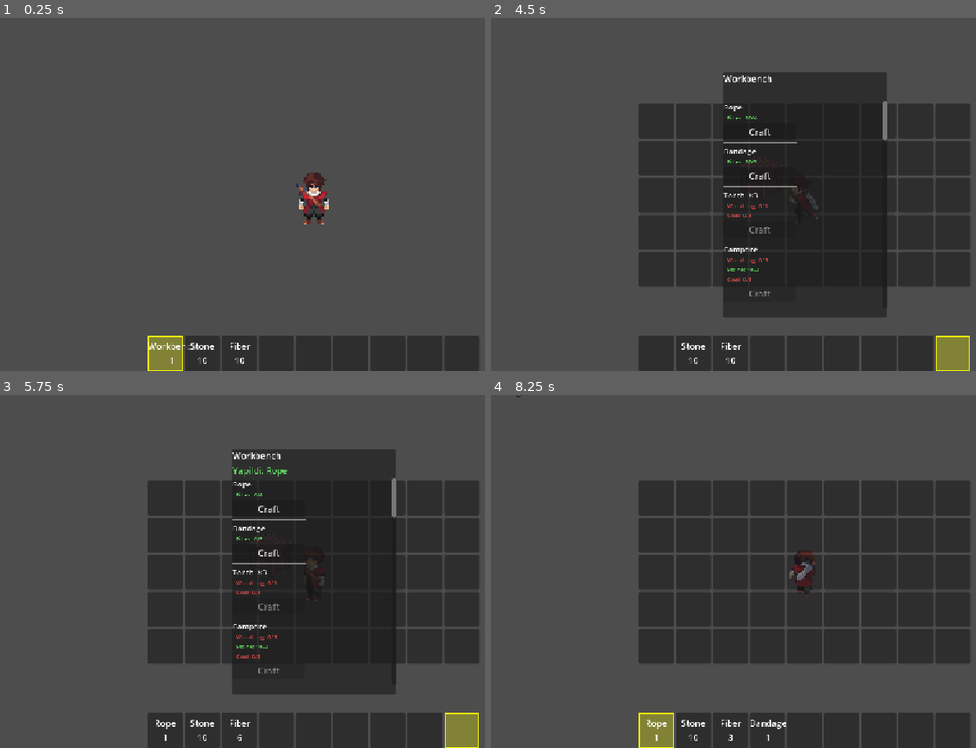
Above: before the commit, frames 1-4 (two rows, left to right).
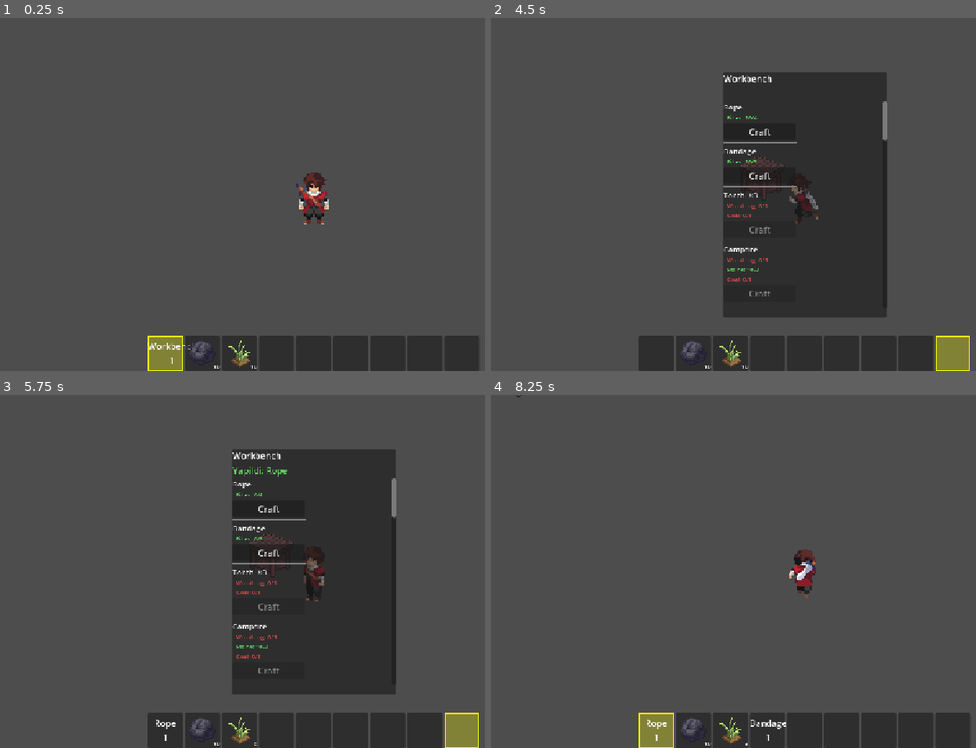
Above: after the commit, the same moments.

Repository: tremirhankaya/my-cosmos
Game: Godot game, scene res://world.tscn
The game is run twice, just before and just after one commit, with the same random seed, the same clock (stepped at 60 frames per second) and the same inputs.
Inputs (mouse positions are in pixels of both pictures, inside the frame that each line leads up to):
- Up to frame 1 (0.25 s): no input
- Up to frame 2 (4.5 s): tap Enter at 0.5 s; move the mouse to (942, 176) at 0.52 s; hold D (move_right) 0.53-1.28 s; tap E at 0.6, 4.35 s; click (942, 176) at 0.67 s; move the mouse to (680, 212) at 1.27 s; hold S (move_down) 1.28-2.03 s; tap Q at 1.35 s; click (680, 212) at 1.42 s; move the mouse to (869, 116) at 2.02 s; hold D (move_right) 2.03-2.78 s; hold Alt 2.03-2.78 s; click (869, 116) at 2.17 s; move the mouse to (772, 265) at 2.77 s; hold W (move_up) 2.78-3.53 s; tap 1 at 2.85 s; click (772, 265) at 2.92 s; move the mouse to (outside the picture) at 3.52 s; hold A (move_left) from 3.53 s (still down); tap 9 at 3.6 s; click (outside the picture) at 3.67 s; tap Escape (ui_cancel) at 4.15 s; move the mouse to (617, 141) at 4.27 s; click (617, 141) at 4.42 s
- Up to frame 3 (5.75 s): release A (move_left) at 5 s; click "Craft" at 5 s
- Up to frame 4 (8.25 s): click "Craft" at 5.75 s; move the mouse to (835, 571) at 6.52 s; hold S (move_down) 6.53-7.28 s; tap Q at 6.6 s; click (835, 571) at 6.67 s; move the mouse to (709, 483) at 7.27 s; hold D (move_right) 7.28-8.03 s; tap Alt at 7.35 s; click (709, 483) at 7.42 s; move the mouse to (942, 553) at 8.02 s; hold W (move_up) from 8.03 s (still down); tap 1 at 8.1 s; click (942, 553) at 8.17 s

The runs differ from the first frame. In frame 1, 0.3% of the frame differs, in the area x 38-54%, y 91-100%; in frame 2, 16%; in frame 3, 16%; in frame 4, 31%, in the area x 30-99%, y 24-100%.

Commit message:
Drag-drop, item ikon, menu exclusion ve craft overflow
- Envanter/hotbar slotlari arasi drag-drop ile item tasima
- Alt+click ile stack bolme (slider popup)
- Slot disina tiklayinca held item yere duser
- Sag tik ile tasima iptal
- Item ikonlari slotlarda gosteriliyor (icon alani olan itemler)
- Menu mutual exclusion (envanter + crafting ayni anda acilamaz)
- Craft overflow: envanter doluysa uretilen item yere duser
- _input -> _unhandled_input (UI tiklari dunyaya gecmiyor)

Co-Authored-By: Claude Opus 4.6 <noreply@anthropic.com>

Diff:
--- a/player.gd
+++ b/player.gd
@@ -55,7 +55,7 @@
 	_placement_preview.visible = false
 	get_node("/root/World").call_deferred("add_child", _placement_preview)
 
-func _input(event: InputEvent) -> void:
+func _unhandled_input(event: InputEvent) -> void:
 	if event is InputEventKey and event.pressed:
 		if event.keycode == KEY_E:
 			_try_interact()
@@ -73,6 +73,9 @@
 
 # ── Sol tık: context'e göre aksiyon ──
 func _on_left_click() -> void:
+	if Inventory.is_holding():
+		_drop_held_to_ground()
+		return
 	if hotbar == null:
 		return
 	var item_name = hotbar.get_selected_item()
@@ -222,6 +225,12 @@
 	Inventory.remove_item(item_name, drop_amount)
 	_spawn_item_drop(item_name, drop_amount)
 
+func _drop_held_to_ground() -> void:
+	var drop_name = Inventory.held_item
+	var drop_amount = Inventory.held_quantity
+	Inventory._clear_held()
+	_spawn_item_drop(drop_name, drop_amount)
+
 func _spawn_item_drop(drop_name: String, drop_amount: int) -> void:
 	var drop = Area2D.new()
 	drop.set_script(ItemDropScript)
--- a/systems/crafting_db.gd
+++ b/systems/crafting_db.gd
@@ -260,5 +260,20 @@
 	for item in recipe["ingredients"]:
 		Inventory.remove_item(item, recipe["ingredients"][item])
 	var amount = recipe.get("output", 1)
-	Inventory.add_item(recipe_name, amount)
+	var added = Inventory.add_item(recipe_name, amount)
+	if not added:
+		_drop_on_ground(recipe_name, amount)
 	return true
+
+func _drop_on_ground(item_name: String, amount: int) -> void:
+	var players = get_tree().get_nodes_in_group("player")
+	if players.size() == 0:
+		return
+	var player = players[0]
+	var ItemDropScript = preload("res://systems/item_drop.gd")
+	var drop = Area2D.new()
+	drop.set_script(ItemDropScript)
+	drop.item_name = item_name
+	drop.quantity = amount
+	drop.position = player.global_position
+	get_node("/root/World").call_deferred("add_child", drop)
--- a/systems/inventory.gd
+++ b/systems/inventory.gd
@@ -5,6 +5,12 @@
 var slots: Array = []
 
 signal inventory_changed
+signal held_item_changed
+
+# ── Held item (cursor'da tasinan item) ──
+var held_item: String = ""
+var held_quantity: int = 0
+var held_source_slot: int = -1
 
 func _ready() -> void:
 	slots.resize(SLOT_COUNT)
@@ -48,3 +54,83 @@
 		if slot["item"] == item_name:
 			return slot["quantity"]
 	return 0
+
+# ── Held item methodlari ──
+
+func is_holding() -> bool:
+	return held_item != ""
+
+func pickup_from_slot(slot_index: int) -> void:
+	var slot = slots[slot_index]
+	if slot["item"] == "":
+		return
+	held_item = slot["item"]
+	held_quantity = slot["quantity"]
+	held_source_slot = slot_index
+	slot["item"] = ""
+	slot["quantity"] = 0
+	inventory_changed.emit()
+	held_item_changed.emit()
+
+func pickup_partial(slot_index: int, amount: int) -> void:
+	var slot = slots[slot_index]
+	if slot["item"] == "" or amount <= 0 or amount > slot["quantity"]:
+		return
+	held_item = slot["item"]
+	held_quantity = amount
+	held_source_slot = slot_index
+	slot["quantity"] -= amount
+	if slot["quantity"] == 0:
+		slot["item"] = ""
+	inventory_changed.emit()
+	held_item_changed.emit()
+
+func place_held_in_slot(slot_index: int) -> void:
+	if not is_holding():
+		return
+	var target = slots[slot_index]
+
+	if target["item"] == "":
+		target["item"] = held_item
+		target["quantity"] = held_quantity
+		_clear_held()
+	elif target["item"] == held_item:
+		var max_stack = ItemDB.get_item(held_item).get("max_stack", 99)
+		var space = max_stack - target["quantity"]
+		var to_add = min(held_quantity, space)
+		target["quantity"] += to_add
+		held_quantity -= to_add
+		if held_quantity <= 0:
+			_clear_held()
+		else:
+			held_item_changed.emit()
+	else:
+		var temp_item = target["item"]
+		var temp_qty = target["quantity"]
+		target["item"] = held_item
+		target["quantity"] = held_quantity
+		held_item = temp_item
+		held_quantity = temp_qty
+		held_source_slot = slot_index
+		held_item_changed.emit()
+
+	inventory_changed.emit()
+
+func cancel_held() -> void:
+	if not is_holding():
+		return
+	if held_source_slot >= 0 and slots[held_source_slot]["item"] == "":
+		slots[held_source_slot]["item"] = held_item
+		slots[held_source_slot]["quantity"] = held_quantity
+	elif held_source_slot >= 0 and slots[held_source_slot]["item"] == held_item:
+		slots[held_source_slot]["quantity"] += held_quantity
+	else:
+		add_item(held_item, held_quantity)
+	_clear_held()
+	inventory_changed.emit()
+
+func _clear_held() -> void:
+	held_item = ""
+	held_quantity = 0
+	held_source_slot = -1
+	held_item_changed.emit()
--- a/ui/crafting_ui.gd
+++ b/ui/crafting_ui.gd
@@ -18,6 +18,10 @@
 			feedback_label.text = ""
 
 func open(station: String = "none") -> void:
+	# Envanter açıksa kapat
+	var inv_ui = get_node_or_null("/root/World/HUD/InventoryUi")
+	if inv_ui:
+		inv_ui.visible = false
 	current_station = station
 	title_label.text = "Crafting" if station == "none" else station.capitalize()
 	_refresh()
--- /dev/null
+++ b/ui/held_item_cursor.gd
@@ -0,0 +1,48 @@
+extends Control
+
+var icon: TextureRect
+var label: Label
+
+func _ready() -> void:
+	mouse_filter = Control.MOUSE_FILTER_IGNORE
+	z_index = 100
+	visible = false
+	custom_minimum_size = Vector2(48, 48)
+
+	icon = TextureRect.new()
+	icon.expand_mode = TextureRect.EXPAND_FIT_WIDTH_PROPORTIONAL
+	icon.stretch_mode = TextureRect.STRETCH_KEEP_ASPECT_CENTERED
+	icon.custom_minimum_size = Vector2(40, 40)
+	icon.mouse_filter = Control.MOUSE_FILTER_IGNORE
+	icon.visible = false
+	add_child(icon)
+
+	label = Label.new()
+	label.add_theme_font_size_override("font_size", 12)
+	label.add_theme_color_override("font_color", Color(1, 1, 0.8))
+	label.mouse_filter = Control.MOUSE_FILTER_IGNORE
+	label.position = Vector2(0, 42)
+	add_child(label)
+
+	Inventory.held_item_changed.connect(_on_held_changed)
+
+func _on_held_changed() -> void:
+	if Inventory.is_holding():
+		var icon_path = ItemDB.get_icon(Inventory.held_item)
+		if icon_path != "":
+			icon.texture = load(icon_path)
+			icon.visible = true
+			label.text = "x" + str(Inventory.held_quantity)
+		else:
+			icon.visible = false
+			icon.texture = null
+			label.text = Inventory.held_item + "\nx" + str(Inventory.held_quantity)
+		visible = true
+	else:
+		visible = false
+		icon.visible = false
+		icon.texture = null
+
+func _process(_delta: float) -> void:
+	if visible:
+		position = get_viewport().get_mouse_position() + Vector2(12, 12)
--- a/ui/hotbar_ui.gd
+++ b/ui/hotbar_ui.gd
@@ -10,29 +10,81 @@
 	Inventory.inventory_changed.connect(_refresh)
 	_refresh()
 	_update_selection()
+	_create_cursor_label()
+	_create_split_popup()
+
+func _create_cursor_label() -> void:
+	var cursor_node = Control.new()
+	cursor_node.set_script(preload("res://ui/held_item_cursor.gd"))
+	get_node("/root/World/HUD").call_deferred("add_child", cursor_node)
+
+func _create_split_popup() -> void:
+	var popup = PanelContainer.new()
+	popup.name = "SplitPopup"
+	popup.set_script(preload("res://ui/split_popup.gd"))
+	get_node("/root/World/HUD").call_deferred("add_child", popup)
 
 func _build_slots() -> void:
 	for i in SLOT_COUNT:
 		var panel = Panel.new()
 		panel.custom_minimum_size = Vector2(64, 64)
+		panel.mouse_filter = Control.MOUSE_FILTER_STOP
+		panel.gui_input.connect(_on_slot_gui_input.bind(i))
+
+		var icon = TextureRect.new()
+		icon.name = "Icon"
+		icon.set_anchors_and_offsets_preset(Control.PRESET_FULL_RECT)
+		icon.expand_mode = TextureRect.EXPAND_FIT_WIDTH_PROPORTIONAL
+		icon.stretch_mode = TextureRect.STRETCH_KEEP_ASPECT_CENTERED
+		icon.mouse_filter = Control.MOUSE_FILTER_IGNORE
+		icon.visible = false
+		panel.add_child(icon)
 
 		var label = Label.new()
+		label.name = "Label"
 		label.horizontal_alignment = HORIZONTAL_ALIGNMENT_CENTER
 		label.vertical_alignment = VERTICAL_ALIGNMENT_CENTER
 		label.set_anchors_and_offsets_preset(Control.PRESET_FULL_RECT)
+		label.mouse_filter = Control.MOUSE_FILTER_IGNORE
 		label.text = ""
+		panel.add_child(label)
 
-		panel.add_child(label)
+		var qty_label = Label.new()
+		qty_label.name = "Qty"
+		qty_label.horizontal_alignment = HORIZONTAL_ALIGNMENT_RIGHT
+		qty_label.vertical_alignment = VERTICAL_ALIGNMENT_BOTTOM
+		qty_label.set_anchors_and_offsets_preset(Control.PRESET_FULL_RECT)
+		qty_label.mouse_filter = Control.MOUSE_FILTER_IGNORE
+		qty_label.add_theme_font_size_override("font_size", 11)
+		qty_label.visible = false
+		panel.add_child(qty_label)
+
 		add_child(panel)
 		slot_panels.append(panel)
 
 func _refresh() -> void:
 	for i in SLOT_COUNT:
 		var slot = Inventory.slots[i]
-		var label = slot_panels[i].get_child(0) as Label
+		var panel = slot_panels[i]
+		var icon = panel.get_node("Icon") as TextureRect
+		var label = panel.get_node("Label") as Label
+		var qty = panel.get_node("Qty") as Label
 		if slot["item"] != "":
-			label.text = str(slot["item"]) + "\n" + str(slot["quantity"])
+			var icon_path = ItemDB.get_icon(slot["item"])
+			if icon_path != "":
+				icon.texture = load(icon_path)
+				icon.visible = true
+				label.text = ""
+				qty.text = str(slot["quantity"])
+				qty.visible = true
+			else:
+				icon.visible = false
+				qty.visible = false
+				label.text = str(slot["item"]) + "\n" + str(slot["quantity"])
 		else:
+			icon.visible = false
+			icon.texture = null
+			qty.visible = false
 			label.text = ""
 
 func _update_selection() -> void:
@@ -56,6 +108,26 @@
 func get_selected_item() -> String:
 	return Inventory.slots[selected_slot]["item"]
 
+func _on_slot_gui_input(event: InputEvent, slot_index: int) -> void:
+	if event is InputEventMouseButton and event.pressed:
+		if event.button_index == MOUSE_BUTTON_LEFT:
+			if event.alt_pressed:
+				_try_split(slot_index)
+			elif Inventory.is_holding():
+				Inventory.place_held_in_slot(slot_index)
+			else:
+				Inventory.pickup_from_slot(slot_index)
+			get_viewport().set_input_as_handled()
+		elif event.button_index == MOUSE_BUTTON_RIGHT:
+			if Inventory.is_holding():
+				Inventory.cancel_held()
+				get_viewport().set_input_as_handled()
+
+func _try_split(slot_index: int) -> void:
+	var popup = get_node_or_null("/root/World/HUD/SplitPopup")
+	if popup:
+		popup.open(slot_index)
+
 func _input(event: InputEvent) -> void:
 	if event is InputEventKey and event.pressed:
 		if event.keycode >= KEY_1 and event.keycode <= KEY_9:
--- a/ui/inventory_ui.gd
+++ b/ui/inventory_ui.gd
@@ -9,6 +9,9 @@
 func _ready() -> void:
 	# UI'ın ekranın ortasında durmasını kodla garantiye alalım
 	set_anchors_and_offsets_preset(Control.PRESET_CENTER, Control.PRESET_MODE_KEEP_SIZE)
+	mouse_filter = Control.MOUSE_FILTER_IGNORE
+	$GridContainer.mouse_filter = Control.MOUSE_FILTER_IGNORE
+	slot_grid.mouse_filter = Control.MOUSE_FILTER_IGNORE
 
 	_build_slots()
 	# Sinyal kontrolü (Inventory autoload/singleton olmalı)
@@ -26,35 +29,101 @@
 
 	for i in range(9, Inventory.SLOT_COUNT):
 		var panel = Panel.new()
-		# Slot boyutlarını belirle
 		panel.custom_minimum_size = Vector2(64, 64)
+		panel.mouse_filter = Control.MOUSE_FILTER_STOP
+		panel.gui_input.connect(_on_slot_gui_input.bind(i))
+
+		var icon = TextureRect.new()
+		icon.name = "Icon"
+		icon.set_anchors_and_offsets_preset(Control.PRESET_FULL_RECT)
+		icon.expand_mode = TextureRect.EXPAND_FIT_WIDTH_PROPORTIONAL
+		icon.stretch_mode = TextureRect.STRETCH_KEEP_ASPECT_CENTERED
+		icon.mouse_filter = Control.MOUSE_FILTER_IGNORE
+		icon.visible = false
+		panel.add_child(icon)
 
 		var label = Label.new()
+		label.name = "Label"
 		label.horizontal_alignment = HORIZONTAL_ALIGNMENT_CENTER
 		label.vertical_alignment = VERTICAL_ALIGNMENT_CENTER
-		# Label'ın panelin tamamını kaplamasını sağla
 		label.set_anchors_and_offsets_preset(Control.PRESET_FULL_RECT)
+		label.mouse_filter = Control.MOUSE_FILTER_IGNORE
 		label.text = ""
+		panel.add_child(label)
 
-		panel.add_child(label)
+		var qty_label = Label.new()
+		qty_label.name = "Qty"
+		qty_label.horizontal_alignment = HORIZONTAL_ALIGNMENT_RIGHT
+		qty_label.vertical_alignment = VERTICAL_ALIGNMENT_BOTTOM
+		qty_label.set_anchors_and_offsets_preset(Control.PRESET_FULL_RECT)
+		qty_label.mouse_filter = Control.MOUSE_FILTER_IGNORE
+		qty_label.add_theme_font_size_override("font_size", 11)
+		qty_label.visible = false
+		panel.add_child(qty_label)
+
 		slot_grid.add_child(panel)
 		slot_panels.append(panel)
 
 func _refresh() -> void:
-	# Panel sayısı ile envanter verisi uyumlu mu kontrol et
-	if slot_panels.size() < Inventory.slots.size(): return
+	if slot_panels.size() == 0:
+		return
 
 	for i in range(slot_panels.size()):
 		var slot = Inventory.slots[i + 9]
-		var label = slot_panels[i].get_child(0) as Label
+		var panel = slot_panels[i]
+		var icon = panel.get_node("Icon") as TextureRect
+		var label = panel.get_node("Label") as Label
+		var qty = panel.get_node("Qty") as Label
 		if slot["item"] != "":
-			label.text = str(slot["item"]) + "\n" + str(slot["quantity"])
+			var icon_path = ItemDB.get_icon(slot["item"])
+			if icon_path != "":
+				icon.texture = load(icon_path)
+				icon.visible = true
+				label.text = ""
+				qty.text = str(slot["quantity"])
+				qty.visible = true
+			else:
+				icon.visible = false
+				qty.visible = false
+				label.text = str(slot["item"]) + "\n" + str(slot["quantity"])
 		else:
+			icon.visible = false
+			icon.texture = null
+			qty.visible = false
 			label.text = ""
 
 
+func _on_slot_gui_input(event: InputEvent, slot_index: int) -> void:
+	if event is InputEventMouseButton and event.pressed:
+		if event.button_index == MOUSE_BUTTON_LEFT:
+			if event.alt_pressed:
+				_try_split(slot_index)
+			elif Inventory.is_holding():
+				Inventory.place_held_in_slot(slot_index)
+			else:
+				Inventory.pickup_from_slot(slot_index)
+			get_viewport().set_input_as_handled()
+		elif event.button_index == MOUSE_BUTTON_RIGHT:
+			if Inventory.is_holding():
+				Inventory.cancel_held()
+				get_viewport().set_input_as_handled()
+
+func _try_split(slot_index: int) -> void:
+	var popup = get_node_or_null("/root/World/HUD/SplitPopup")
+	if popup:
+		popup.open(slot_index)
+
 func _input(event: InputEvent) -> void:
-	if event.is_action_pressed("ui_cancel"): # Escape tuşu vb.
+	if event.is_action_pressed("ui_cancel"):
+		# Held item varsa once onu iptal et
+		if Inventory.is_holding():
+			Inventory.cancel_held()
+			return
+		# Crafting aciksa once onu kapat
+		var crafting_ui = get_node_or_null("/root/World/HUD/CraftingUI")
+		if crafting_ui and crafting_ui.visible:
+			crafting_ui.close()
+			return
 		visible = !visible
 		if visible:
-			_refresh() # Menü açıldığında her zaman tazele
+			_refresh()
--- /dev/null
+++ b/ui/split_popup.gd
@@ -0,0 +1,80 @@
+extends PanelContainer
+
+var target_slot_index: int = -1
+
+var info_label: Label
+var slider: HSlider
+var amount_label: Label
+
+func _ready() -> void:
+	visible = false
+	mouse_filter = Control.MOUSE_FILTER_STOP
+	custom_minimum_size = Vector2(200, 130)
+	z_index = 101
+
+	var vbox = VBoxContainer.new()
+	vbox.add_theme_constant_override("separation", 6)
+
+	info_label = Label.new()
+	info_label.add_theme_font_size_override("font_size", 13)
+	vbox.add_child(info_label)
+
+	slider = HSlider.new()
+	slider.custom_minimum_size = Vector2(180, 20)
+	slider.step = 1
+	slider.value_changed.connect(_on_slider_changed)
+	vbox.add_child(slider)
+
+	amount_label = Label.new()
+	amount_label.horizontal_alignment = HORIZONTAL_ALIGNMENT_CENTER
+	amount_label.add_theme_font_size_override("font_size", 14)
+	vbox.add_child(amount_label)
+
+	var hbox = HBoxContainer.new()
+	hbox.add_theme_constant_override("separation", 8)
+	hbox.alignment = BoxContainer.ALIGNMENT_CENTER
+	var confirm_btn = Button.new()
+	confirm_btn.text = "OK"
+	confirm_btn.custom_minimum_size = Vector2(60, 28)
+	confirm_btn.pressed.connect(_on_confirm)
+	hbox.add_child(confirm_btn)
+	var cancel_btn = Button.new()
+	cancel_btn.text = "Cancel"
+	cancel_btn.custom_minimum_size = Vector2(60, 28)
+	cancel_btn.pressed.connect(_on_cancel)
+	hbox.add_child(cancel_btn)
+	vbox.add_child(hbox)
+
+	add_child(vbox)
+
+func open(slot_index: int) -> void:
+	var slot = Inventory.slots[slot_index]
+	if slot["item"] == "" or slot["quantity"] <= 1:
+		return
+	if Inventory.is_holding():
+		return
+	target_slot_index = slot_index
+
+	info_label.text = slot["item"] + " (" + str(slot["quantity"]) + ")"
+	slider.min_value = 1
+	slider.max_value = slot["quantity"] - 1
+	slider.value = int(slot["quantity"] / 2)
+	amount_label.text = str(int(slider.value))
+
+	position = get_viewport().get_mouse_position() - Vector2(100, 70)
+	visible = true
+
+func _on_slider_changed(value: float) -> void:
+	amount_label.text = str(int(value))
+
+func _on_confirm() -> void:
+	Inventory.pickup_partial(target_slot_index, int(slider.value))
+	visible = false
+
+func _on_cancel() -> void:
+	visible = false
+
+func _input(event: InputEvent) -> void:
+	if visible and event.is_action_pressed("ui_cancel"):
+		_on_cancel()
+		get_viewport().set_input_as_handled()
